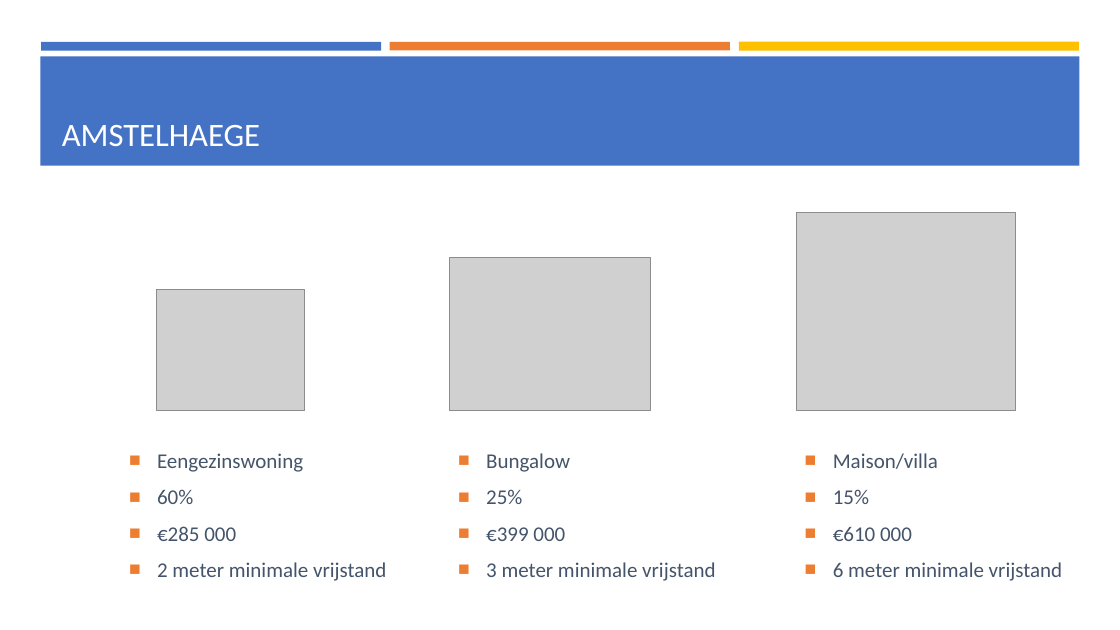
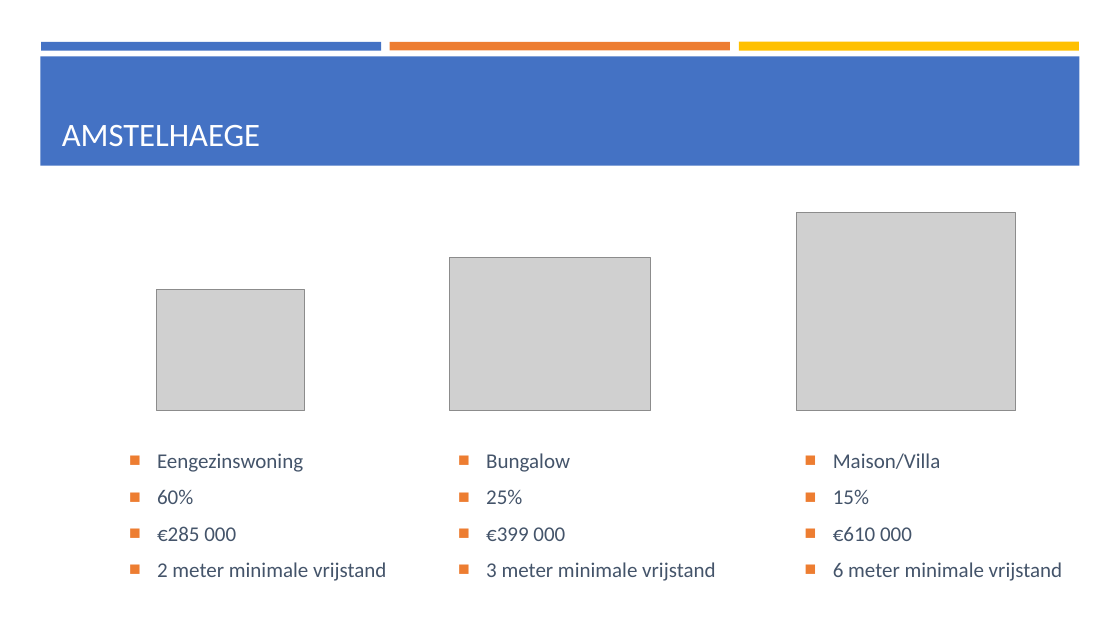
Before and after one commit to rmleushuis/Heurestieken, a slide deck: slide 3 of others/Presentatie 2, 18-5-2018.pptx. Drawn at 1120x630 pixels with LibreOffice and Linux fonts; fonts in the diff are those of the drawing; grey boxes stand for pictures. Boxes give left, top, right and bottom in pixels: in the first picture for what was removed or moved away, otherwise in the second. Text is boxed around its words. In the diff, an @@ line names an element or a change of style, - is before the commit and + after.

```diff
--- a/others/Presentatie 2, 18-5-2018.pptx
+++ b/others/Presentatie 2, 18-5-2018.pptx
@@ text at (833, 453, 941, 469): text changed @@
-■ Maison/villa
+■ Maison/Villa
```
Also in this commit, not shown: 5 other slides changed, 5 slides added, 4 slides removed.
